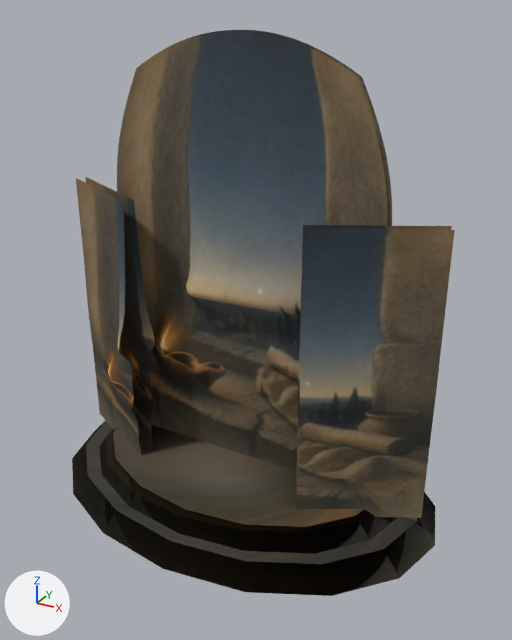
Renders of the glTF model assets/models/scenes/a-living-hope-27.glb from each side of a commit.
The view is the same before and after, from a camera (50 mm lens) standing at (2.09, -3.64, 3.1) and looking at (0.11, -0.04, 1.3). Lighting does not change. The marker at lower left points along +X, +Y and +Z. The first picture is the older version.

The first picture shows 'PaintingSculptureMonument'.
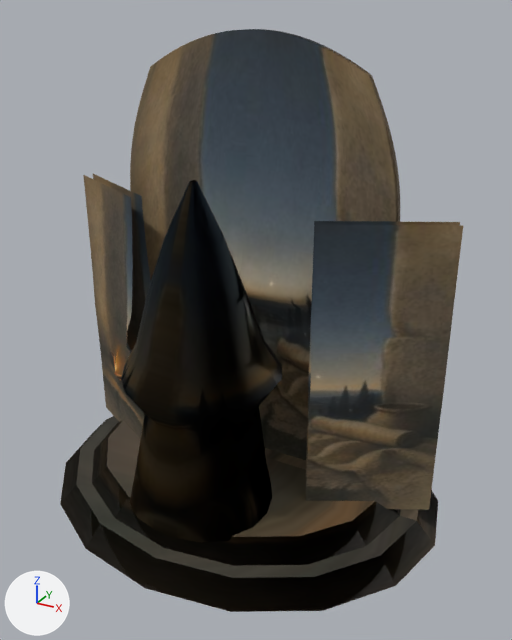
Changed parts and their boxes [x1, y1, x2, y2] in the pictures (512 x 640 px; the box of a moved part takes in the faces that stretch with it):
'PaintingSculptureMonument', reshaped: before [72, 30, 455, 596]; after [60, 29, 463, 612]
part 1 of me_paintingsculpturemesh, rebuilt: before [117, 30, 392, 471]; after [130, 29, 400, 460]
part 2 of me_paintingsculpturemesh, rebuilt (13% narrower): before [85, 177, 155, 451]; after [83, 175, 144, 439]
part 3 of me_paintingsculpturemesh, rebuilt: before [76, 178, 142, 455]; after [93, 174, 151, 415]
part 4 of me_paintingsculpturemesh, rebuilt: before [296, 229, 455, 518]; after [306, 225, 463, 510]
part 5 of me_paintingsculpturemesh, rebuilt (mostly hidden): before [296, 225, 452, 493]; after [305, 221, 460, 493]
part 6 of me_paintingsculpturemesh, added: after [121, 180, 282, 543]
part 7 of me_paintingsculpturemesh, moved or reshaped: before [72, 420, 435, 596]; after [60, 416, 438, 612]

Edits to the bpy script that builds the scene:
```text
Change me_paintingsculpturemesh:
    used by ob_paintingsculpturemonument; location = (0.0, 0.0, 0.0)
    remove me_paintingsculpturemesh.from_pydata(...)  # 4470 vertices, 8612 faces; spans x -1.38..1.38, y -0.99..0.99, z 0.0..2.99
    add me_paintingsculpturemesh.from_pydata(...)  # 3934 vertices, 7552 faces; spans x -1.38..1.38, y -1.17..1.17, z 0.0..2.99
    me_paintingsculpturemesh part 1: the loose piece of 3168 vertices spanning x -1.01..1.01, y -0.28..0.2, z 0.22..2.99 is rebuilt with 2856 vertices and now spans x -1.01..1.01, y -0.13..0.33, z 0.22..2.99
    me_paintingsculpturemesh part 2: the loose piece of 308 vertices spanning x -1.25..-0.52, y -0.33..0.03, z 0.2..2.05 is rebuilt with 216 vertices and now spans x -1.31..-0.61, y -0.38..0.07, z 0.2..2.05
    me_paintingsculpturemesh part 3: the loose piece of 308 vertices spanning x -1.29..-0.59, y -0.49..-0.03, z 0.2..2.05 is rebuilt with 216 vertices and now spans x -1.27..-0.54, y -0.23..0.13, z 0.2..2.05
    me_paintingsculpturemesh part 4: the loose piece of 308 vertices spanning x 0.59..1.29, y -0.47..-0.03, z 0.2..2.05 is rebuilt with 216 vertices and now spans x 0.61..1.31, y -0.37..0.07, z 0.2..2.05
    me_paintingsculpturemesh part 5: the loose piece of 308 vertices spanning x 0.53..1.25, y -0.33..0.03, z 0.2..2.05 is rebuilt with 216 vertices and now spans x 0.55..1.27, y -0.23..0.14, z 0.2..2.05
    me_paintingsculpturemesh part 6: a new loose piece of 144 vertices spanning x -0.49..0.47, y -1.01..-0.05, z 0.24..2.26, in mat_painterlysculpturematerial (picture img_image_0)
    me_paintingsculpturemesh part 7
    56 vertices are removed from x -1.27..1.27, y -0.99..0.99, z 0.0..0.26
    96 faces are deleted
    56 vertices are added at x -1.27..1.27, y -1.17..1.17, z 0.0..0.26
    96 new faces join them
```
